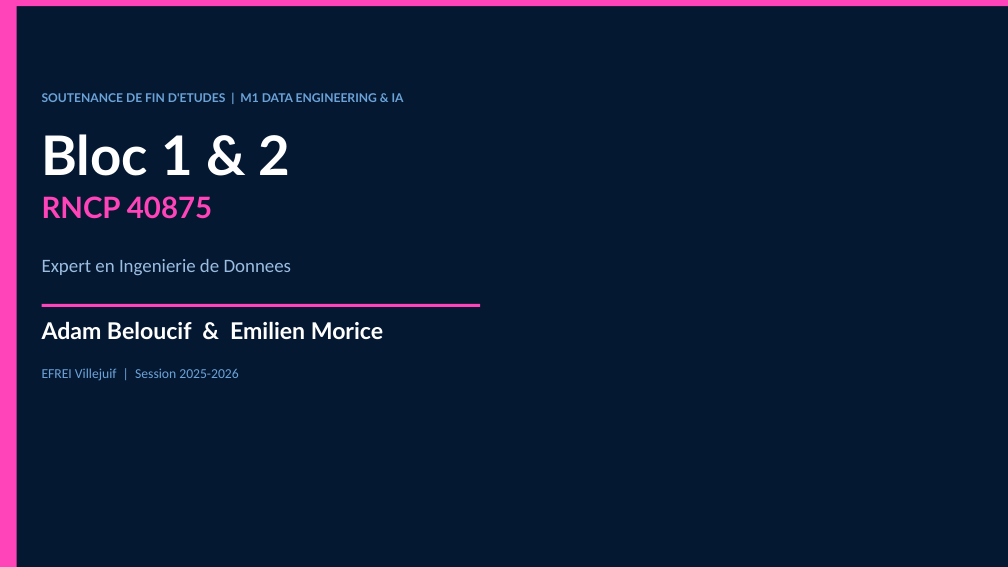
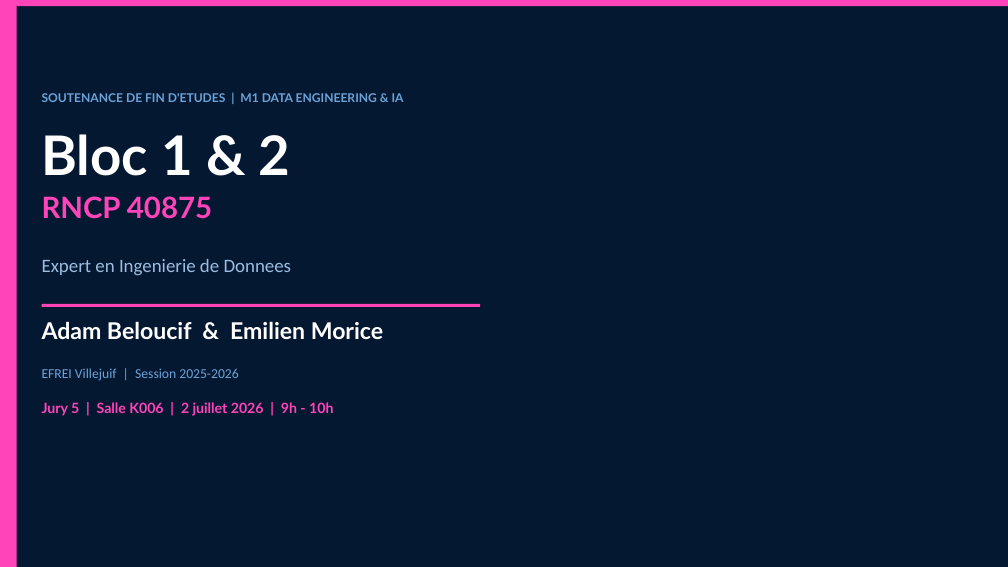
Before and after one commit to Adam-Blf/Soutenance-M1, a slide deck: slide 1 of Soutenance_Bloc1-2_Adam_Emilien.pptx. Drawn at 1008x567 pixels with LibreOffice and Linux fonts; fonts in the diff are those of the drawing. Boxes give left, top, right and bottom in pixels: in the first picture for what was removed or moved away, otherwise in the second. Text is boxed around its words. In the diff, an @@ line names an element or a change of style, - is before the commit and + after.

Commit message:
fix: jury info + data corrections (GPT-2, JSON cache, guardrail 0.40, 1280 cocktails) (#8)
* fix: correct cocktail count 483 (dedup), guardrail 0.40, GPT-2 not Gemini

* fix: add jury info (Jury5 K006 2jul 9h) + correct GPT-2/JSON/0.40 in build_pptx

```diff
--- a/Soutenance_Bloc1-2_Adam_Emilien.pptx
+++ b/Soutenance_Bloc1-2_Adam_Emilien.pptx
@@ text added at <box>42,402,333,416</box>, 13.5 pt, text #FF43B8, bold @@
+Jury 5 | Salle K006 | 2 juillet 2026 | 9h - 10h
```
Also in this commit, not shown: 7 other slides changed, 1 other file.
